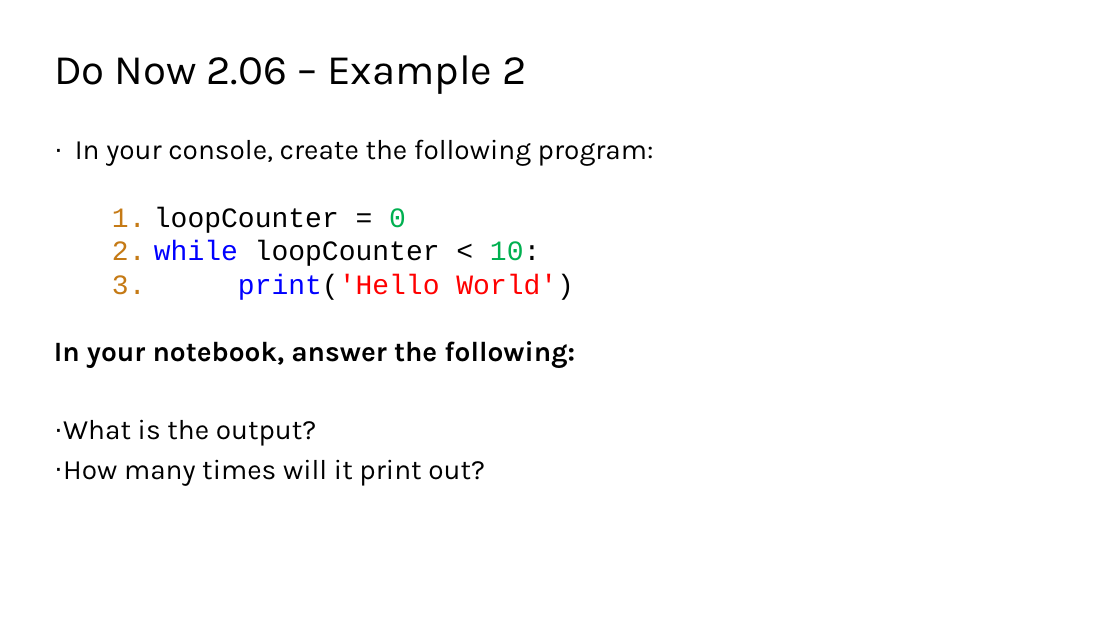
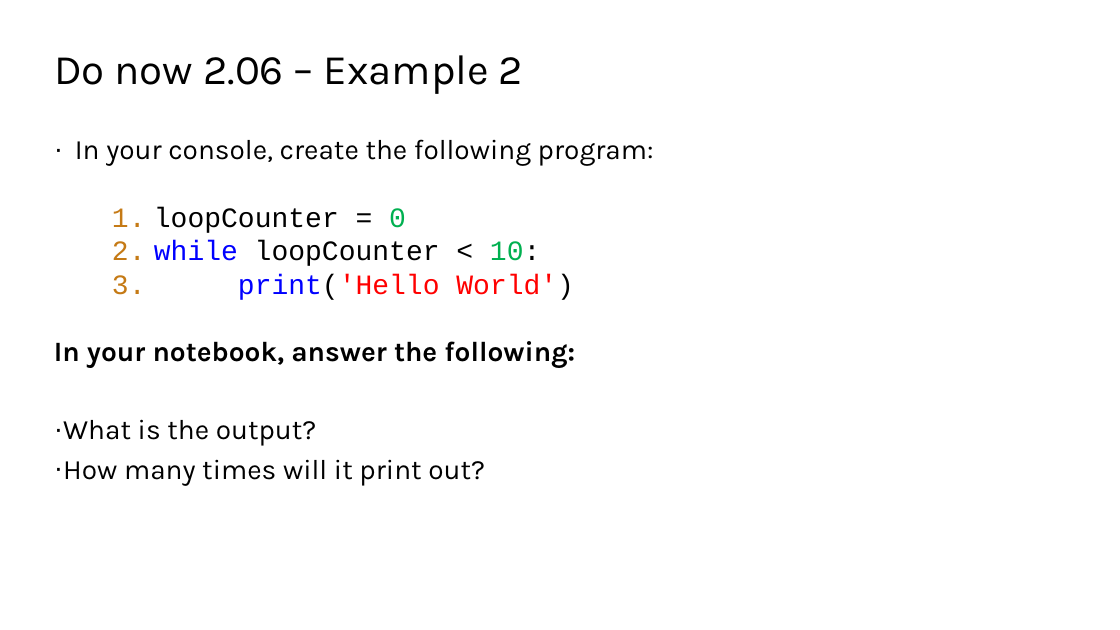
Before and after one commit to TEALSK12/2nd-semester-introduction-to-computer-science, a slide deck: slide 5 of units/2_unit/slidedecks/Intro Python 2.06 TEALS.pptx. Drawn at 1120x630 pixels with LibreOffice and Linux fonts; fonts in the diff are those of the drawing; background and template pictures are left out. Boxes give left, top, right and bottom in pixels: in the first picture for what was removed or moved away, otherwise in the second. Text is boxed around its words. In the diff, an @@ line names an element or a change of style, - is before the commit and + after.

```diff
--- a/units/2_unit/slidedecks/Intro Python 2.06 TEALS.pptx
+++ b/units/2_unit/slidedecks/Intro Python 2.06 TEALS.pptx
@@ title at (54, 55, 523, 94): text changed @@
-Do Now 2.06 – Example 2
+Do now 2.06 – Example 2
```
Also in this commit, not shown: 9 other slides changed.
